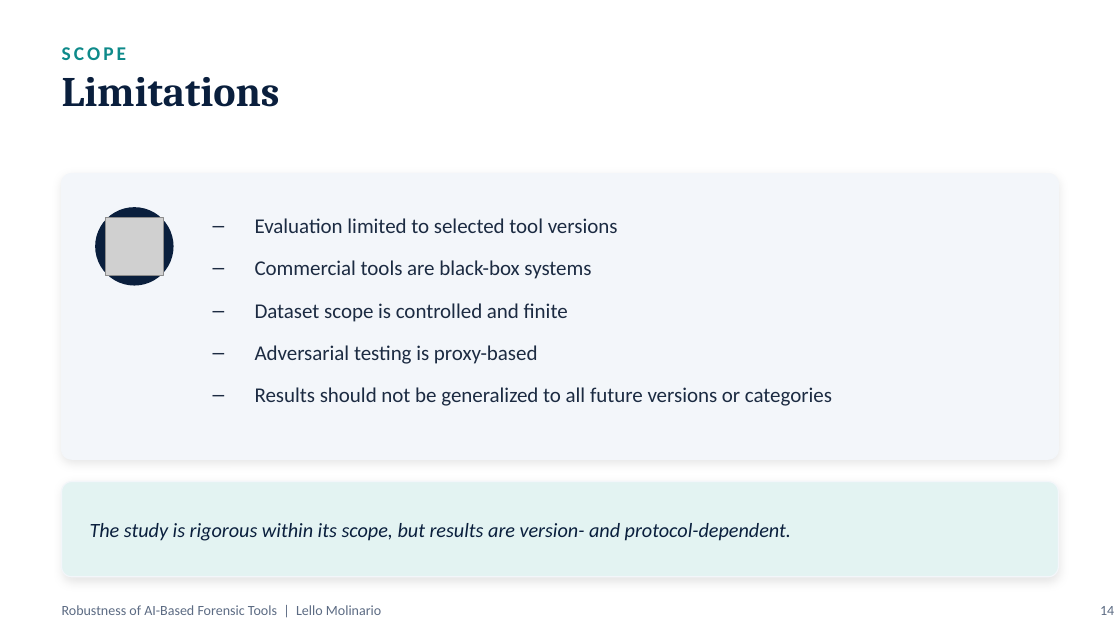
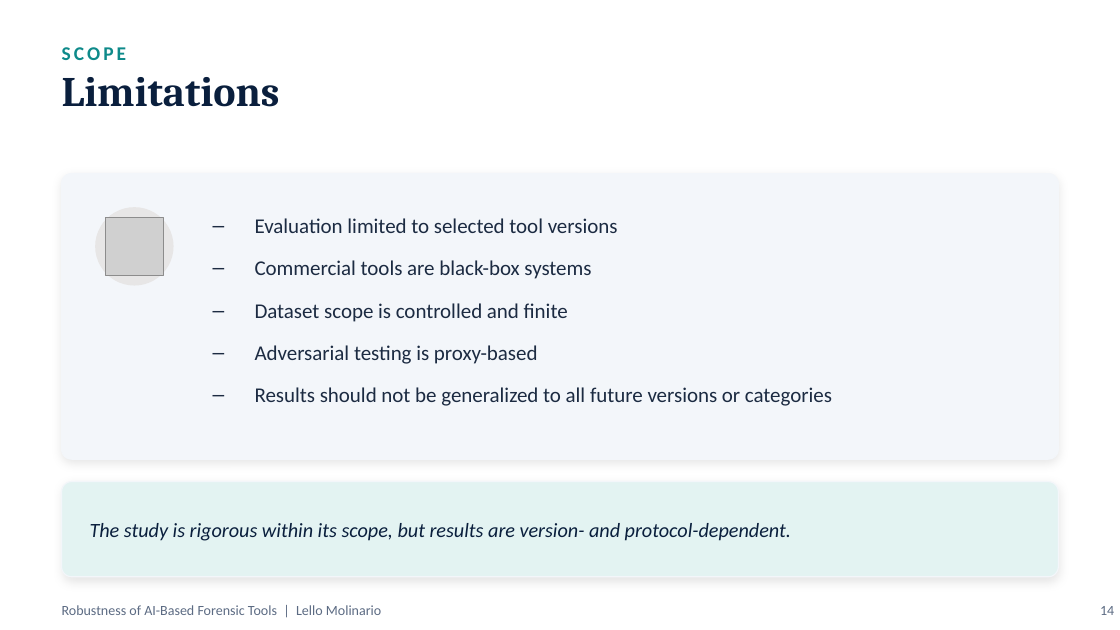
Before and after one commit to lmolinario/msc-thesis-ai-robustness-in-digital-forensics, a slide deck: slide 14 of docs/slides/Molinario_Thesis_Defense.pptx. Drawn at 1120x630 pixels with LibreOffice and Linux fonts; fonts in the diff are those of the drawing; grey boxes stand for pictures. Boxes give left, top, right and bottom in pixels: in the first picture for what was removed or moved away, otherwise in the second. Text is boxed around its words. In the diff, an @@ line names an element or a change of style, - is before the commit and + after.

```diff
--- a/docs/slides/Molinario_Thesis_Defense.pptx
+++ b/docs/slides/Molinario_Thesis_Defense.pptx
@@ ellipse at [95,207,174,286]: fill #0A1F3D to #E7E6E6 @@
```
Also in this commit, not shown: 9 other slides changed.
